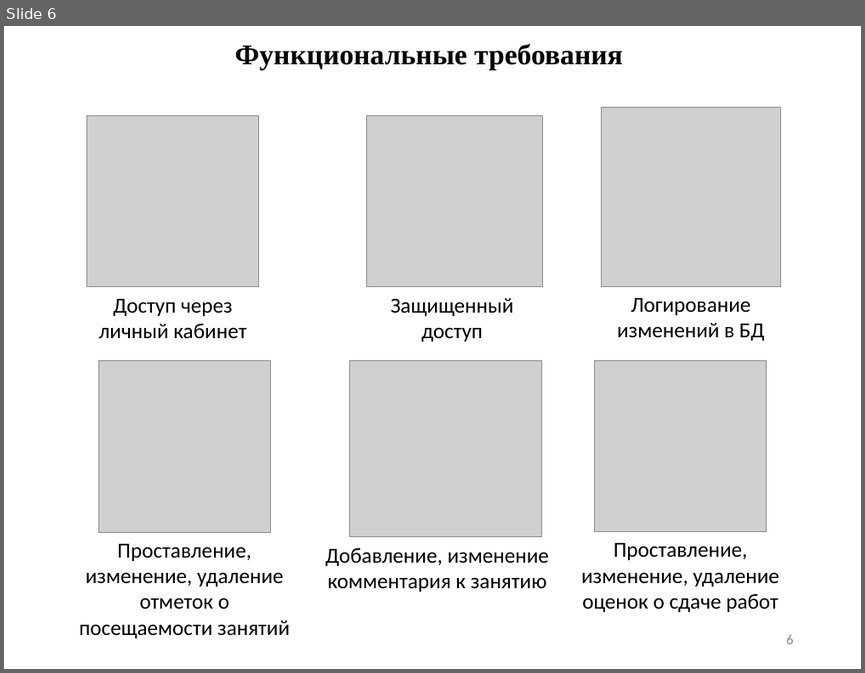
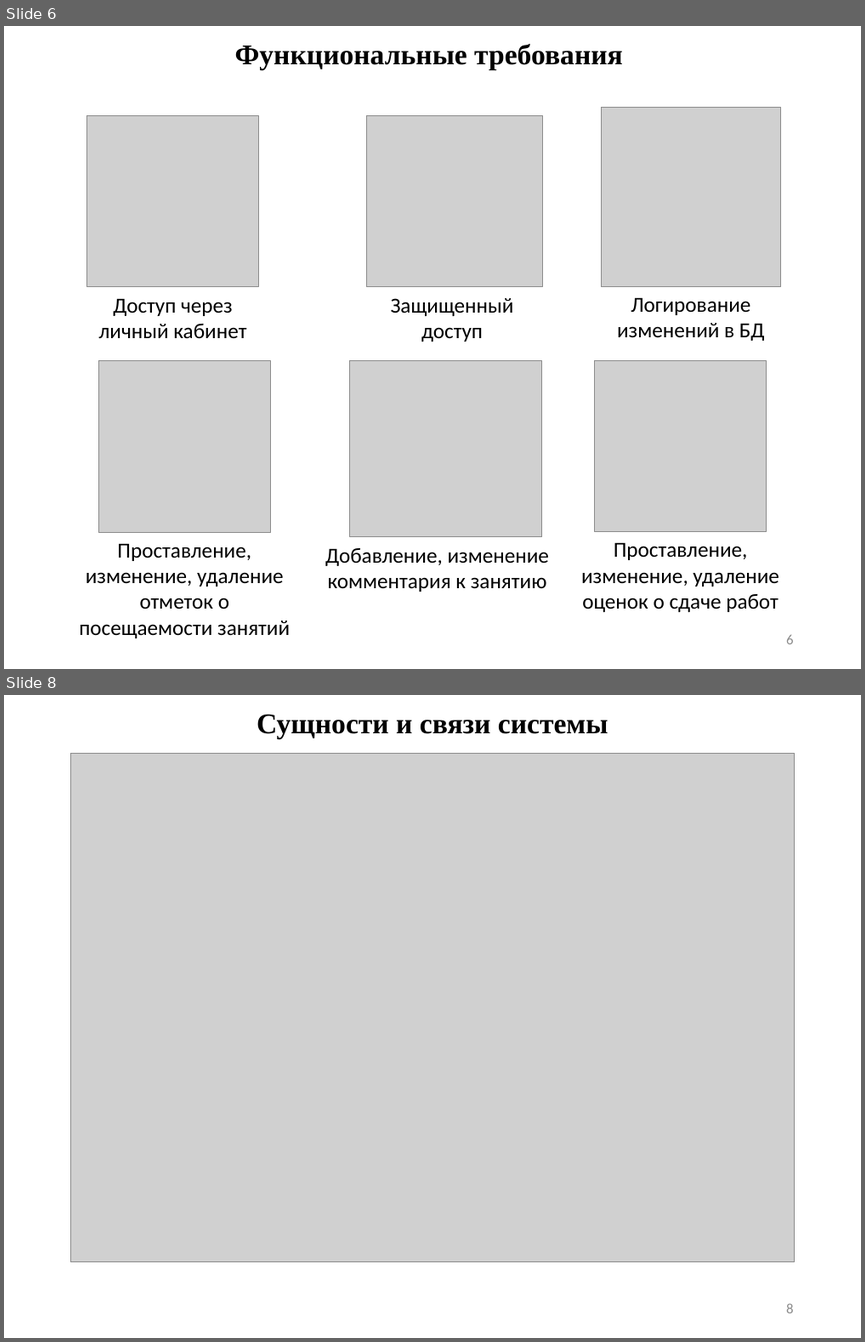
Before and after one commit to kuskas112/Labs, a slide deck: ВКР/ВКР_Василения_21ПГ.pptx. Shown one above the other, each under a label of ours: slide 6 before the commit, slides 6 and 8 after it; the slides between them are not shown. The pictures are 865x673 and 865x1342 pixels, drawn with LibreOffice and Linux fonts; fonts in the diff are those of the drawing; grey boxes stand for pictures. Boxes give left, top, right and bottom in pixels: in the first picture for what was removed or moved away, otherwise in the second. Text is boxed around its words. In the diff, an @@ line names an element or a change of style, - is before the commit and + after.

```diff
--- a/ВКР/ВКР_Василения_21ПГ.pptx
+++ b/ВКР/ВКР_Василения_21ПГ.pptx
@@ slide 8 added at <box>4,695,861,1338</box>, background #FFFFFF @@
@@ title added at <box>256,714,608,738</box>, 24 pt, text #000000, bold @@
+Сущности и связи системы
@@ picture added at <box>71,754,794,1262</box> @@
@@ page number added at <box>786,1303,793,1313</box>, 12 pt, text #8C8C8C @@
+8
```
Also in this commit, not shown: 7 other slides added, 5 other files.
